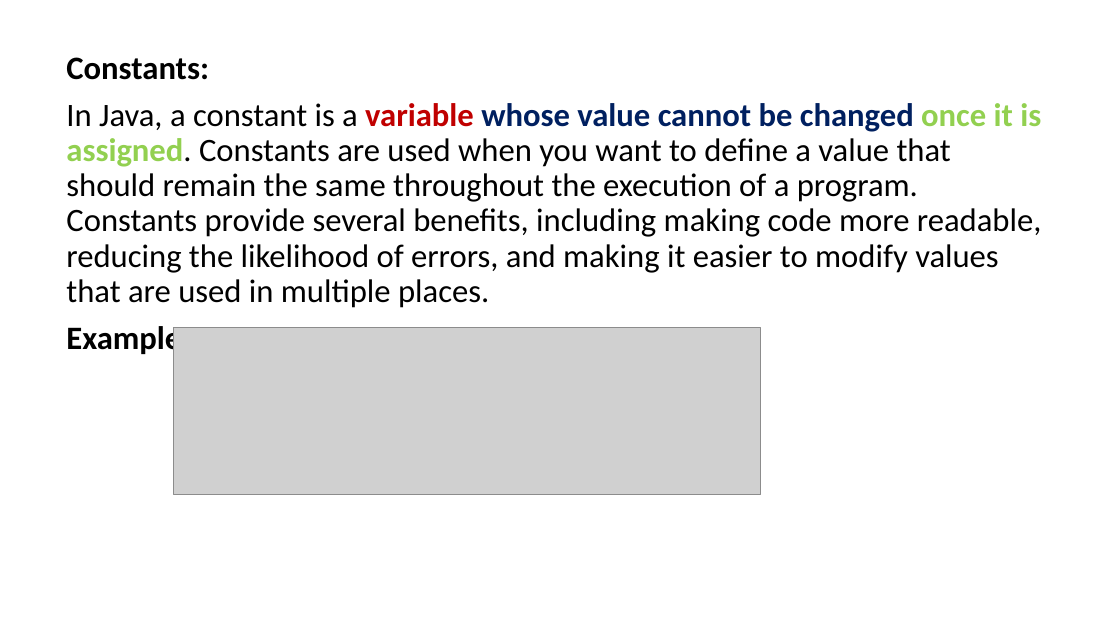
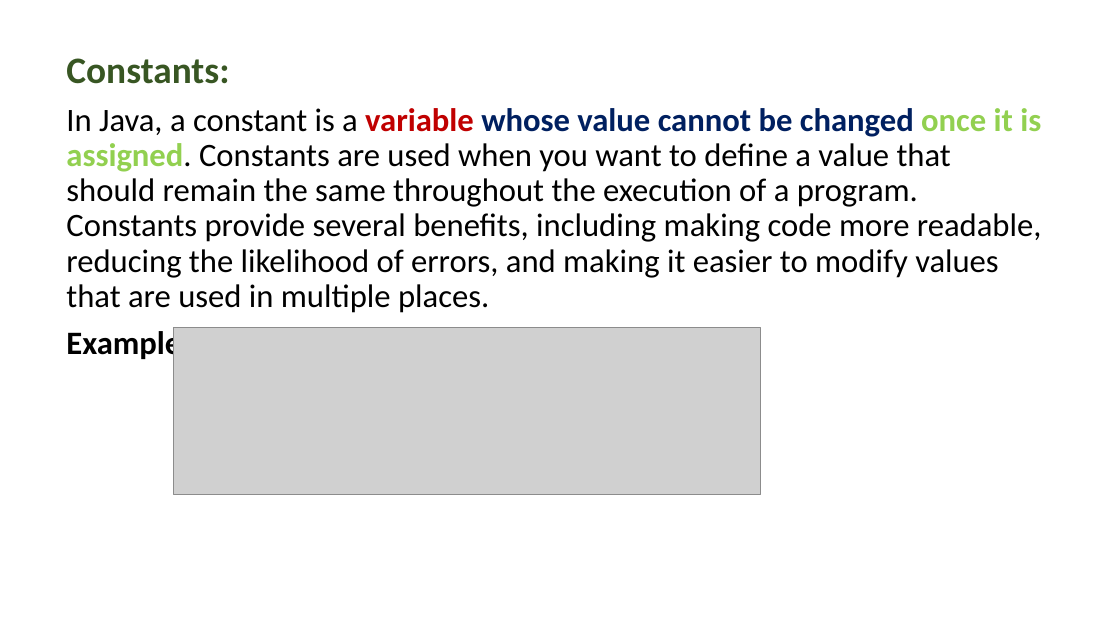
Before and after one commit to PRAMOD-VISHNU-NAIK/MCA-2nd-Sem-Shridevi-College, a slide deck: slide 83 of Theory Class-Notes/Java MCA-2.pptx. Drawn at 1120x630 pixels with LibreOffice and Linux fonts; fonts in the diff are those of the drawing; grey boxes stand for pictures. Boxes give left, top, right and bottom in pixels: in the first picture for what was removed or moved away, otherwise in the second. Text is boxed around its words. In the diff, an @@ line names an element or a change of style, - is before the commit and + after.

```diff
--- a/Theory Class-Notes/Java MCA-2.pptx
+++ b/Theory Class-Notes/Java MCA-2.pptx
@@ text at bbox=[66, 58, 229, 84]: size 28 to 32 pt, text colour #000000 to #385723 in "Constants:" @@
```
Also in this commit, not shown: 2 other slides changed, 7 slides added.
